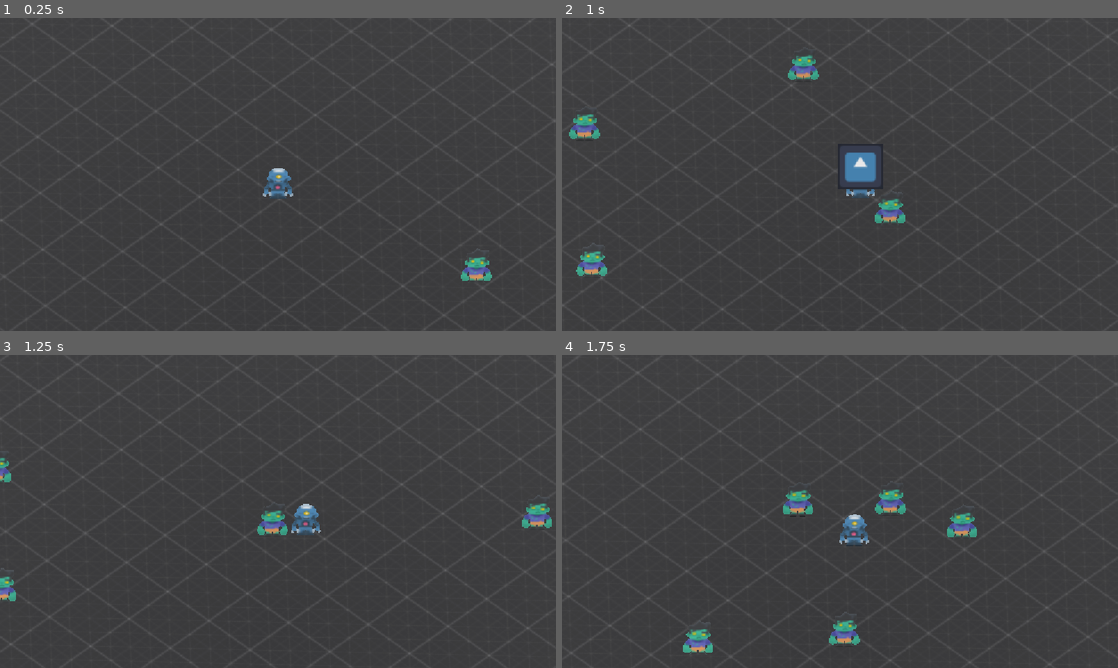
Above: before the commit, frames 1-4 (two rows, left to right).
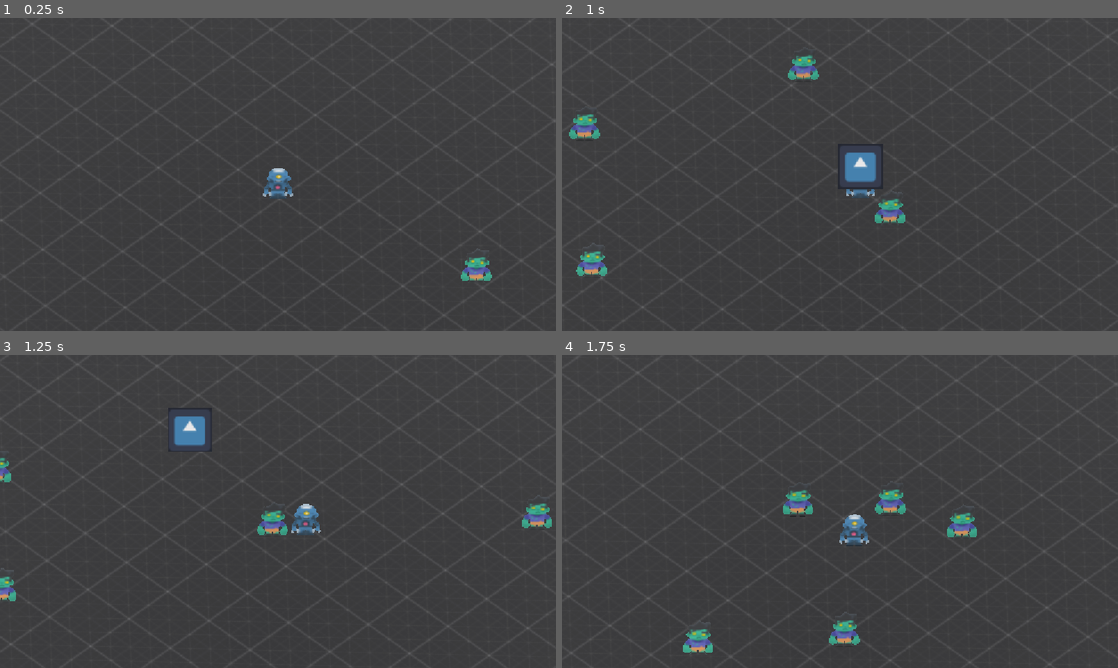
Above: after the commit, the same moments.

Repository: Ollenat/DontFallForTheBugs
Game: Godot game, scene res://scenes/test.tscn
Same seed, same stepped clock (60 frames per second), same inputs: the game is played once before the commit and once after it. This scene is started directly instead of the project's main scene. The engine's default icon, where the game draws it, is replaced by a stand-in: a white triangle on a blue panel in a dark square.
Inputs:
- Up to frame 1 (0.25 s): no input
- Up to frame 2 (1 s): hold D (move_right) from 0.53 s (still down)
- Up to frame 3 (1.25 s): keep holding D (move_right)
- Up to frame 4 (1.75 s): release D (move_right) at 1.28 s; hold S (move_down) from 1.28 s (still down)

Frames 1-2 are identical in both runs. In frame 3, 0.6% of the frame differs, in the area x 30-39%, y 16-31%; in frame 4, nothing differs.

Commit message:
motion blur for projectiles

Diff:
--- a/scripts/StraightProjectileComponent.gd
+++ b/scripts/StraightProjectileComponent.gd
@@ -22,5 +22,5 @@
         area.damage(100)
         queue_free()
 
-func _physics_process(delta: float) -> void:
+func _process(delta: float) -> void:
     global_position += direction * speed * delta
